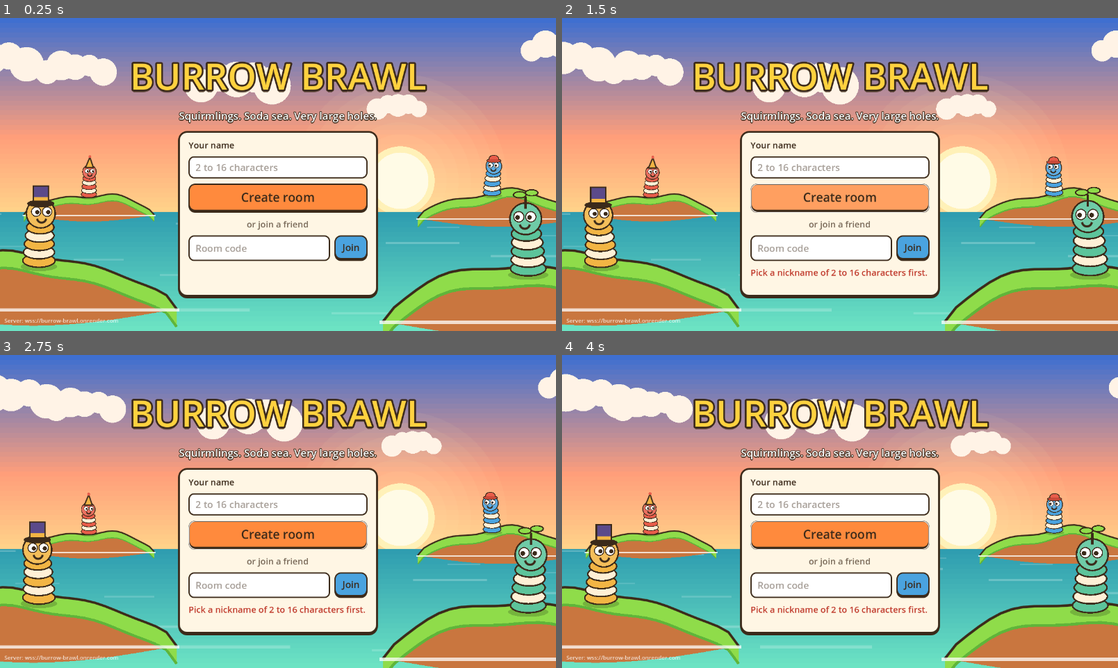
Above: before the commit, frames 1-4 (two rows, left to right).
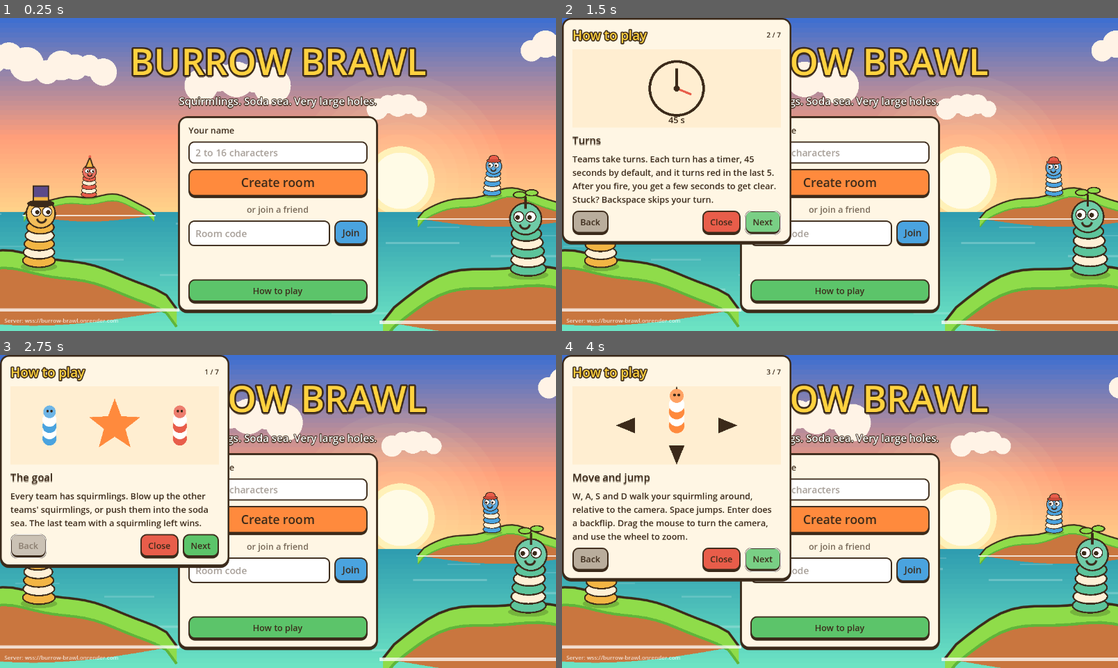
Above: after the commit, the same moments.

Repository: lucascollins-11/burrow-brawl
Game: Godot game, scene res://ui/title.tscn
The game is run twice, just before and just after one commit, with the same random seed, the same clock (stepped at 60 frames per second) and the same inputs.
Inputs (mouse positions are in pixels of both pictures, inside the frame that each line leads up to):
- Up to frame 1 (0.25 s): no input
- Up to frame 2 (1.5 s): click (840, 290) at 0.5 s, where only the run after the commit has a clickable "How to play"; click (762, 208) at 1.25 s, where only the run after the commit has a clickable "Next"
- Up to frame 3 (2.75 s): click (27, 558) at 2 s, where only the run after the commit has a clickable "Back"
- Up to frame 4 (4 s): click (762, 545) at 2.75 s, where only the run after the commit has a clickable "Next"; click (762, 558) at 3.5 s, where only the run after the commit has a clickable "Next"

The runs differ from the first frame. In frame 1, 21% of the frame differs, in the area x 23-77%, y 9-95%; in frame 2, 44%, in the area x 0-77%, y 0-95%; in frame 3, 42%; in frame 4, 44%.

Commit message:
How-to-play pages on the title screen
Seven short pages (goal, turns, move and jump, aim and fire, wind, weapons,
water and falls), each with a simple drawing, Next and Back, and Close or Esc.
Keys named in the text match godot/game/controls.gd. Adds headless tests for
the page content and updates the playtest guide and godot/README.md.

Co-Authored-By: Claude Haiku 5.5 <noreply@anthropic.com>
Claude-Session: https://claude.ai/code/session_01E1XdaUfyMoRm9gYfJkY8St

Diff:
--- a/godot/tests/run_tests.gd
+++ b/godot/tests/run_tests.gd
@@ -11,6 +11,7 @@
 	"res://tests/test_hats.gd",
 	"res://tests/test_game_math.gd",
 	"res://tests/test_audio.gd",
+	"res://tests/test_how_to_play.gd",
 ]
 
 
--- /dev/null
+++ b/godot/tests/test_how_to_play.gd
@@ -0,0 +1,39 @@
+extends TestCase
+
+
+func test_there_are_seven_pages_with_a_title_and_a_short_text() -> void:
+	check_eq(HowToPlay.page_count(), 7, "seven pages")
+	var titles := {}
+	for i in range(HowToPlay.page_count()):
+		var p := HowToPlay.page(i)
+		check(str(p["title"]).length() > 0, "page %d has a title" % i)
+		var text := str(p["text"])
+		check(text.length() > 40, "page %d has a real text" % i)
+		check(text.length() <= 200, "page %d text is short enough for the card" % i)
+		check(not titles.has(p["title"]), "page %d title is unique" % i)
+		titles[p["title"]] = true
+
+
+func test_every_page_names_a_known_drawing() -> void:
+	var known := ["goal", "turns", "move", "aim", "wind", "weapons", "water"]
+	for i in range(HowToPlay.page_count()):
+		check(known.has(str(HowToPlay.page(i)["art"])), "page %d drawing is known" % i)
+
+
+func test_out_of_range_pages_are_clamped() -> void:
+	check_eq(HowToPlay.page(-3)["title"], HowToPlay.page(0)["title"], "below the first page is the first")
+	check_eq(
+		HowToPlay.page(99)["title"],
+		HowToPlay.page(HowToPlay.page_count() - 1)["title"],
+		"past the last page is the last"
+	)
+
+
+func test_the_text_uses_the_real_controls() -> void:
+	# The tutorial must match the keys in godot/game/controls.gd.
+	var all := ""
+	for i in range(HowToPlay.page_count()):
+		all += str(HowToPlay.page(i)["text"]) + " "
+	check(all.contains("Tab"), "aim key is named")
+	check(all.contains("Backspace"), "skip key is named")
+	check(all.contains("Acorn Mortar") and all.contains("Fizz Grenade"), "both weapons are named")
--- /dev/null
+++ b/godot/ui/how_to_play.gd
@@ -0,0 +1,275 @@
+## How-to-play pages, opened from the title screen. Seven short pages, each with a plain text and a
+## simple drawing made of shapes (no image files). Next and Back move through them; Close or Escape
+## leaves. The text is plain data in PAGES so a test can check it.
+class_name HowToPlay
+extends Control
+
+signal closed
+
+const PAGES: Array[Dictionary] = [
+	{
+		"art": "goal",
+		"title": "The goal",
+		"text": "Every team has squirmlings. Blow up the other teams' squirmlings, or push them into the soda sea. The last team with a squirmling left wins.",
+	},
+	{
+		"art": "turns",
+		"title": "Turns",
+		"text": "Teams take turns. Each turn has a timer, 45 seconds by default, and it turns red in the last 5. After you fire, you get a few seconds to get clear. Stuck? Backspace skips your turn.",
+	},
+	{
+		"art": "move",
+		"title": "Move and jump",
+		"text": "W, A, S and D walk your squirmling around, relative to the camera. Space jumps. Enter does a backflip. Drag the mouse to turn the camera, and use the wheel to zoom.",
+	},
+	{
+		"art": "aim",
+		"title": "Aim and fire",
+		"text": "Press Tab or F to enter aim mode, then move the mouse to aim. Hold F to charge power, and let go to fire. Esc leaves aim mode.",
+	},
+	{
+		"art": "wind",
+		"title": "Wind",
+		"text": "The gauge in the top-left shows the wind. Shots drift with it, so aim a little into the wind.",
+	},
+	{
+		"art": "weapons",
+		"title": "Weapons",
+		"text": "Press 1 for the Acorn Mortar, which lands and blasts the ground. Press 2 for the Fizz Grenade, which bounces. Set its fuse with Z and X.",
+	},
+	{
+		"art": "water",
+		"title": "Water and falls",
+		"text": "Anything that falls into the soda sea is knocked out. Explosions carve holes in the ground, so one good blast can drop a whole team's squirmlings into the sea.",
+	},
+]
+
+var _index := 0
+var _count: Label
+var _art: Art
+var _title: Label
+var _text: Label
+var _back: Button
+var _next: Button
+
+
+## How many pages there are.
+static func page_count() -> int:
+	return PAGES.size()
+
+
+## One page by index. Out-of-range indexes are clamped to the first or last page.
+static func page(i: int) -> Dictionary:
+	return PAGES[clampi(i, 0, PAGES.size() - 1)]
+
+
+func _ready() -> void:
+	set_anchors_preset(Control.PRESET_FULL_RECT)
+	theme = MenuStyle.theme()
+	mouse_filter = Control.MOUSE_FILTER_STOP
+
+	var shade := ColorRect.new()
+	shade.color = Color(0.10, 0.07, 0.04, 0.55)
+	shade.mouse_filter = Control.MOUSE_FILTER_STOP
+	shade.set_anchors_preset(Control.PRESET_FULL_RECT)
+	add_child(shade)
+
+	var center := CenterContainer.new()
+	center.set_anchors_preset(Control.PRESET_FULL_RECT)
+	add_child(center)
+
+	var panel := PanelContainer.new()
+	panel.custom_minimum_size = Vector2(520, 0)
+	center.add_child(panel)
+	var box := VBoxContainer.new()
+	box.add_theme_constant_override("separation", 12)
+	panel.add_child(box)
+
+	var head := HBoxContainer.new()
+	box.add_child(head)
+	var heading := Label.new()
+	heading.text = "How to play"
+	heading.label_settings = MenuStyle.heading(30, Color("ffd23f"), 10)
+	heading.size_flags_horizontal = Control.SIZE_EXPAND_FILL
+	head.add_child(heading)
+	_count = Label.new()
+	_count.add_theme_font_size_override("font_size", 16)
+	head.add_child(_count)
+
+	_art = Art.new()
+	_art.custom_minimum_size = Vector2(480, 180)
+	box.add_child(_art)
+
+	_title = Label.new()
+	_title.label_settings = MenuStyle.heading(24, MenuStyle.INK, 0)
+	box.add_child(_title)
+
+	_text = Label.new()
+	_text.autowrap_mode = TextServer.AUTOWRAP_WORD_SMART
+	_text.custom_minimum_size = Vector2(480, 84)
+	box.add_child(_text)
+
+	var row := HBoxContainer.new()
+	row.add_theme_constant_override("separation", 10)
+	box.add_child(row)
+	_back = Button.new()
+	_back.text = "Back"
+	MenuStyle.paint(_back, MenuStyle.GREY, 20)
+	_back.pressed.connect(_on_back_pressed)
+	row.add_child(_back)
+	var spacer := Control.new()
+	spacer.size_flags_horizontal = Control.SIZE_EXPAND_FILL
+	row.add_child(spacer)
+	var close := Button.new()
+	close.text = "Close"
+	MenuStyle.paint(close, MenuStyle.RED, 20)
+	close.pressed.connect(_close)
+	row.add_child(close)
+	_next = Button.new()
+	_next.text = "Next"
+	MenuStyle.paint(_next, MenuStyle.GREEN, 20)
+	_next.pressed.connect(_on_next_pressed)
+	row.add_child(_next)
+
+	_show(0)
+
+
+func _unhandled_input(event: InputEvent) -> void:
+	if event.is_action_pressed("ui_cancel"):
+		_close()
+		get_viewport().set_input_as_handled()
+	elif event.is_action_pressed("ui_right"):
+		_on_next_pressed()
+		get_viewport().set_input_as_handled()
+	elif event.is_action_pressed("ui_left"):
+		_on_back_pressed()
+		get_viewport().set_input_as_handled()
+
+
+func _show(i: int) -> void:
+	_index = clampi(i, 0, PAGES.size() - 1)
+	var p := page(_index)
+	_count.text = "%d / %d" % [_index + 1, PAGES.size()]
+	_title.text = str(p["title"])
+	_text.text = str(p["text"])
+	_art.show_art(str(p["art"]))
+	_back.disabled = _index == 0
+	_next.text = "Done" if _index == PAGES.size() - 1 else "Next"
+
+
+func _on_next_pressed() -> void:
+	if _index >= PAGES.size() - 1:
+		_close()
+	else:
+		_show(_index + 1)
+
+
+func _on_back_pressed() -> void:
+	_show(_index - 1)
+
+
+func _close() -> void:
+	closed.emit()
+	queue_free()
+
+
+## The drawing for one page. Every picture is built from rectangles, circles, lines and triangles.
+class Art:
+	extends Control
+
+	var _kind := "goal"
+
+	func show_art(kind: String) -> void:
+		_kind = kind
+		queue_redraw()
+
+	func _draw() -> void:
+		var box_size := get_rect().size
+		var mid := box_size * 0.5
+		var font := get_theme_default_font()
+		draw_rect(Rect2(Vector2.ZERO, box_size), Color(MenuStyle.PAPER, 0.6))
+		match _kind:
+			"goal":
+				_star(mid, 62.0, 26.0, MenuStyle.ORANGE)
+				_squirmling(mid + Vector2(-150, 30), 0.9, MenuStyle.BLUE)
+				_squirmling(mid + Vector2(150, 30), 0.9, MenuStyle.RED)
+			"turns":
+				draw_arc(mid, 62.0, 0.0, TAU, 48, MenuStyle.INK, 6.0)
+				draw_line(mid, mid + Vector2(0, -46), MenuStyle.INK, 6.0)
+				draw_line(mid, mid + Vector2(34, 14), MenuStyle.RED, 5.0)
+				draw_circle(mid, 7.0, MenuStyle.INK)
+				draw_string(font, mid + Vector2(-30, 80), "45 s", HORIZONTAL_ALIGNMENT_CENTER, 60, 20, MenuStyle.INK)
+			"move":
+				_arrow(mid + Vector2(0, -60), Vector2(0, -1))
+				_arrow(mid + Vector2(0, 60), Vector2(0, 1))
+				_arrow(mid + Vector2(-110, 0), Vector2(-1, 0))
+				_arrow(mid + Vector2(110, 0), Vector2(1, 0))
+				_squirmling(mid, 1.0, MenuStyle.ORANGE)
+			"aim":
+				var start_at := mid + Vector2(-170, 20)
+				var peak := mid + Vector2(-20, -70)
+				var land := mid + Vector2(150, 20)
+				_dashed_arc(start_at, peak, land)
+				_squirmling(start_at, 0.7, MenuStyle.BLUE)
+				draw_rect(Rect2(mid + Vector2(-170, 62), Vector2(340, 16)), MenuStyle.INK)
+				draw_rect(Rect2(mid + Vector2(-166, 66), Vector2(230, 8)), MenuStyle.GREEN)
+			"wind":
+				draw_line(mid + Vector2(-150, -10), mid + Vector2(120, -10), MenuStyle.INK, 8.0)
+				draw_colored_polygon(
+					PackedVector2Array([mid + Vector2(150, -10), mid + Vector2(96, -38), mid + Vector2(96, 18)]),
+					MenuStyle.INK
+				)
+				for k in range(3):
+					var y := mid.y + 30.0 + k * 22.0
+					draw_polyline(_wave(Vector2(mid.x - 150, y), 300.0), Color(MenuStyle.INK, 0.6), 4.0)
+			"weapons":
+				draw_circle(mid + Vector2(-100, 0), 52.0, Color("8a5a2b"))
+				draw_string(font, mid + Vector2(-140, 74), "1  Acorn Mortar", HORIZONTAL_ALIGNMENT_CENTER, 80, 18, MenuStyle.INK)
+				draw_circle(mid + Vector2(100, 0), 40.0, MenuStyle.BLUE)
+				draw_string(font, mid + Vector2(60, 74), "2  Fizz Grenade", HORIZONTAL_ALIGNMENT_CENTER, 80, 18, MenuStyle.INK)
+			"water":
+				draw_rect(Rect2(Vector2(0, mid.y + 20), box_size), Color(MenuStyle.BLUE, 0.85))
+				draw_polyline(_wave(Vector2(0, mid.y + 20), box_size.x), Color.WHITE, 4.0)
+				_squirmling(mid + Vector2(0, -40), 0.8, MenuStyle.ORANGE)
+
+	func _star(c: Vector2, outer: float, inner: float, color: Color) -> void:
+		var pts := PackedVector2Array()
+		for k in range(10):
+			var r := outer if k % 2 == 0 else inner
+			var a := -PI * 0.5 + k * PI / 5.0
+			pts.append(c + Vector2(cos(a), sin(a)) * r)
+		draw_colored_polygon(pts, color)
+
+	## A squirmling as a few stacked rings and a head, the same idea as the game model.
+	func _squirmling(c: Vector2, scale_by: float, color: Color) -> void:
+		for k in range(4):
+			var tint := color if k % 2 == 0 else Color.WHITE
+			draw_circle(c + Vector2(0, -k * 16.0 * scale_by), 18.0 * scale_by, tint)
+		draw_circle(c + Vector2(0, -68.0 * scale_by), 16.0 * scale_by, color.lightened(0.2))
+		draw_circle(c + Vector2(-5.0 * scale_by, -70.0 * scale_by), 3.0 * scale_by, MenuStyle.INK)
+		draw_circle(c + Vector2(5.0 * scale_by, -70.0 * scale_by), 3.0 * scale_by, MenuStyle.INK)
+
+	func _arrow(c: Vector2, dir: Vector2) -> void:
+		var side := Vector2(-dir.y, dir.x)
+		var tip := c + dir * 30.0
+		draw_colored_polygon(
+			PackedVector2Array([tip, c - dir * 14.0 + side * 18.0, c - dir * 14.0 - side * 18.0]),
+			MenuStyle.INK
+		)
+
+	func _dashed_arc(a: Vector2, peak: Vector2, b: Vector2) -> void:
+		var prev := a
+		for k in range(1, 25):
+			var t := float(k) / 24.0
+			var p := a.lerp(peak, t).lerp(peak.lerp(b, t), t)
+			if k % 2 == 1:
+				draw_line(prev, p, MenuStyle.INK, 5.0)
+			prev = p
+
+	func _wave(start: Vector2, width: float) -> PackedVector2Array:
+		var pts := PackedVector2Array()
+		var steps := 40
+		for k in range(steps + 1):
+			var x := start.x + width * float(k) / float(steps)
+			pts.append(Vector2(x, start.y + sin(float(k) * 0.9) * 6.0))
+		return pts
--- a/godot/ui/title.gd
+++ b/godot/ui/title.gd
@@ -91,6 +91,12 @@
 	_status.custom_minimum_size = Vector2(0, 52)
 	box.add_child(_status)
 
+	var help_button := Button.new()
+	help_button.text = "How to play"
+	MenuStyle.paint(help_button, MenuStyle.GREEN, 20)
+	help_button.pressed.connect(_on_help_pressed)
+	box.add_child(help_button)
+
 	var server_label := Label.new()
 	server_label.text = "Server: " + NetConfig.server_base()
 	server_label.add_theme_font_size_override("font_size", 13)
@@ -98,6 +104,11 @@
 	server_label.set_anchors_and_offsets_preset(Control.PRESET_BOTTOM_LEFT, Control.PRESET_MODE_MINSIZE, 10)
 	server_label.grow_vertical = Control.GROW_DIRECTION_BEGIN
 	add_child(server_label)
+
+
+func _on_help_pressed() -> void:
+	# The tutorial sits over the title. It frees itself when closed.
+	add_child(HowToPlay.new())
 
 
 func _on_create_pressed() -> void:
Not shown, changed: docs/playtest.md
